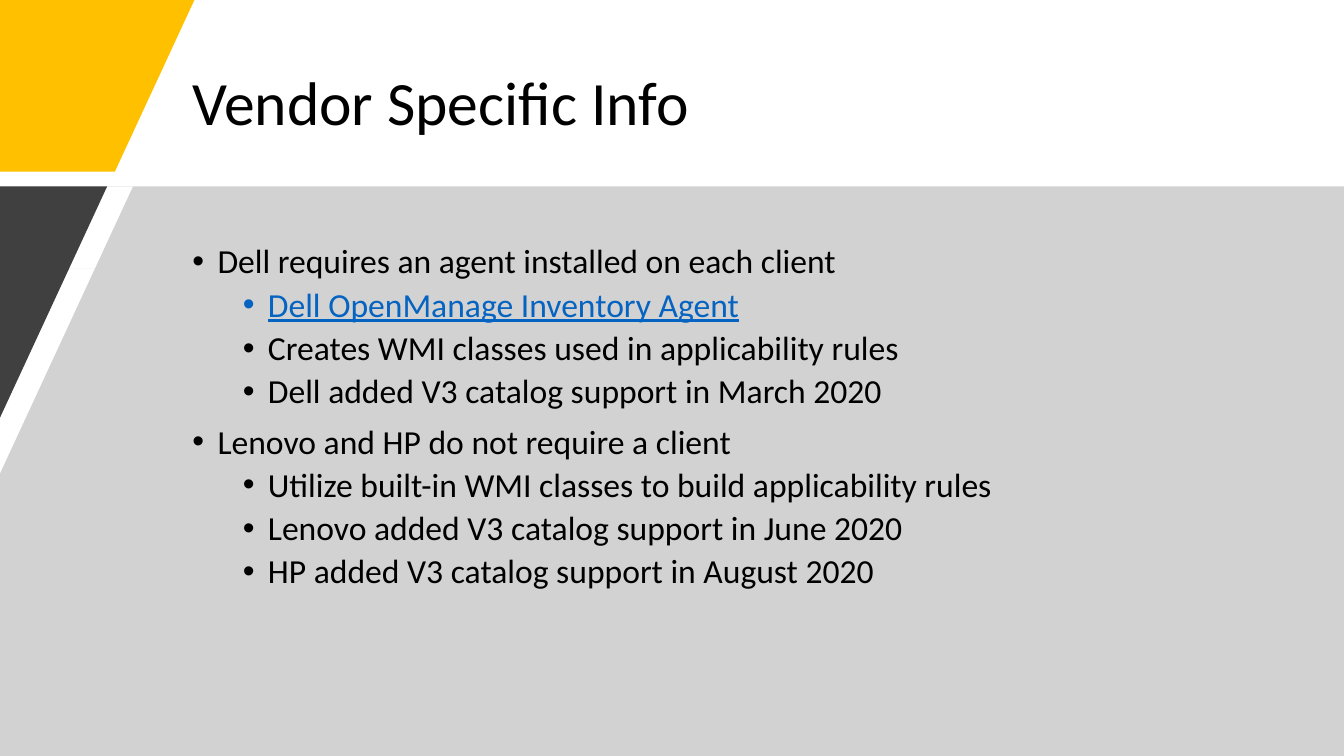
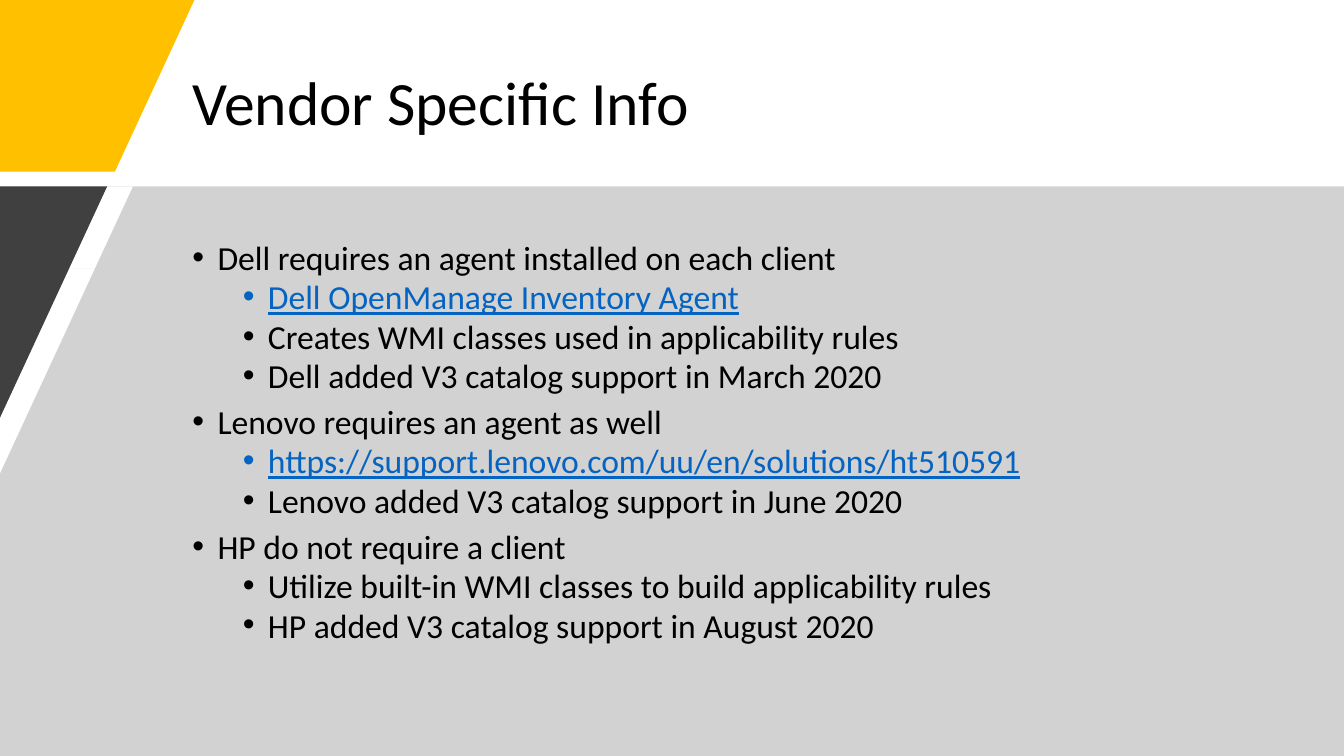
Before and after one commit to PatchMyPCTeam/VSMUG, a slide deck: slide 13 of 2020-10/Slides/V3 Driver Catalogs.pptx. Drawn at 1344x756 pixels with LibreOffice and Linux fonts; fonts in the diff are those of the drawing. Boxes give left, top, right and bottom in pixels: in the first picture for what was removed or moved away, otherwise in the second. Text is boxed around its words. In the diff, an @@ line names an element or a change of style, - is before the commit and + after.

Commit message:
Update Add Lenovo Info

```diff
--- a/2020-10/Slides/V3 Driver Catalogs.pptx
+++ b/2020-10/Slides/V3 Driver Catalogs.pptx
@@ text at box(218, 246, 991, 644): line spacing 0.9 to 0.8 @@
@@ text at box(218, 410, 1020, 565): text changed @@
-• Lenovo and HP do not require a client
+• Lenovo requires an agent as well
+  • https://support.lenovo.com/uu/en/solutions/ht510591
+  • Lenovo added V3 catalog support in June 2020
+• HP do not require a client
@@ text at box(268, 516, 902, 546): paragraph removed @@
-  • Lenovo added V3 catalog support in June 2020
```
